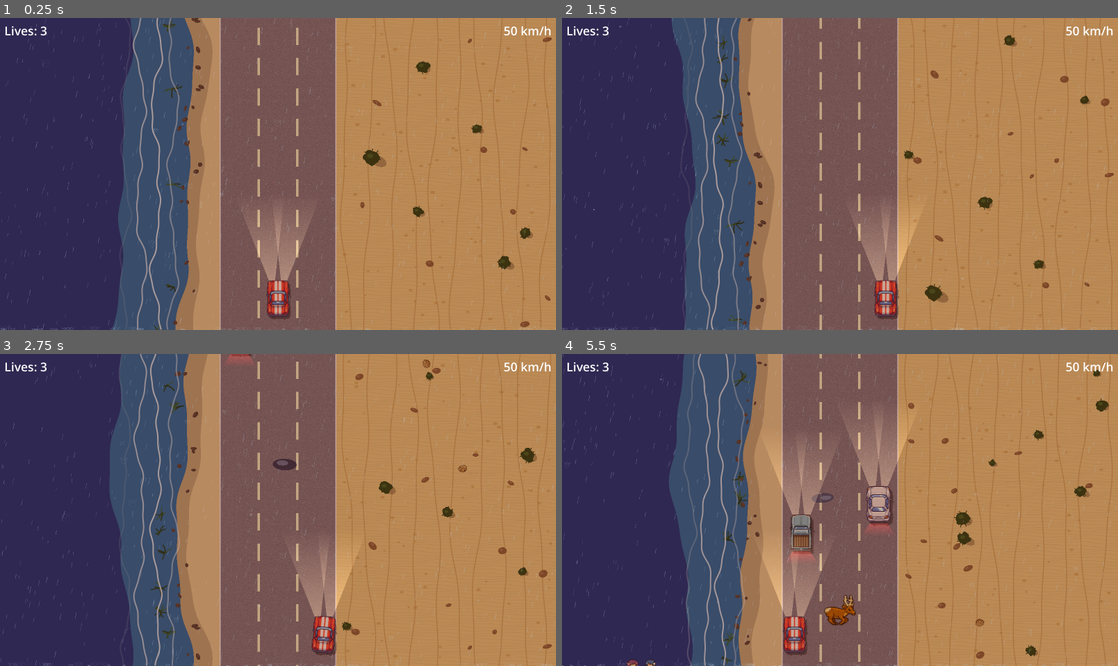
Above: before the commit, frames 1-4 (two rows, left to right).
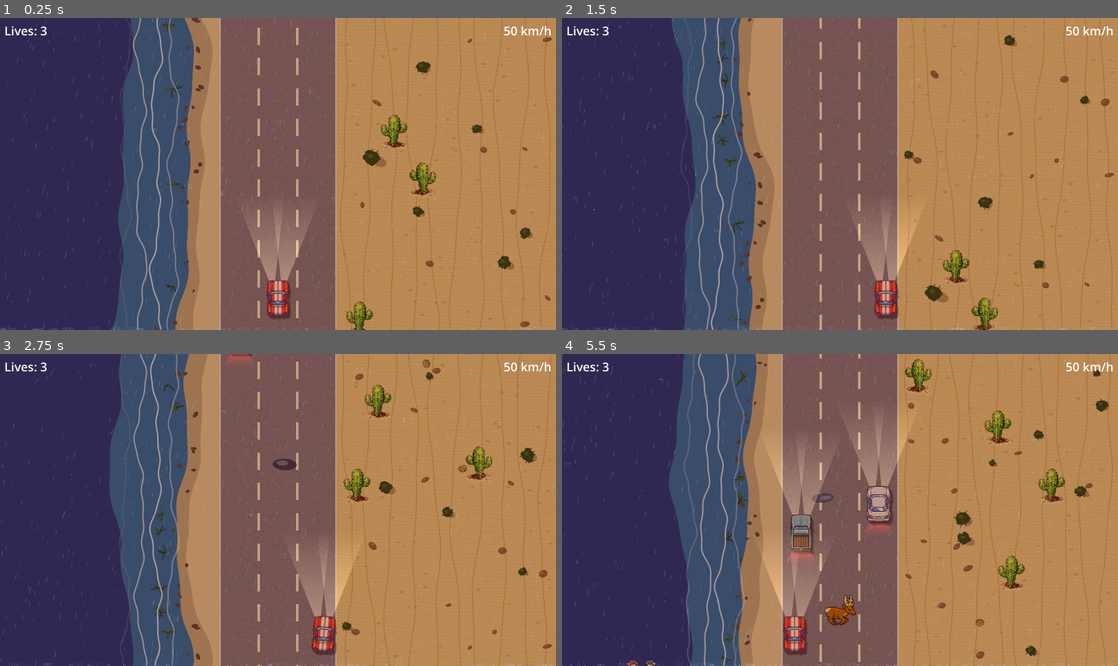
Above: after the commit, the same moments.

Repository: Antonio-Ingegnere/road-race
Game: Godot game, scene res://scenes/main.tscn
Same seed, same stepped clock (60 frames per second), same inputs: the game is played once before the commit and once after it.
Inputs:
- Up to frame 1 (0.25 s): no input
- Up to frame 2 (1.5 s): tap Enter at 0.5 s; hold Right (ui_right) 0.53-1.28 s; hold Down (ui_down) from 1.28 s (still down)
- Up to frame 3 (2.75 s): release Down (ui_down) at 2.03 s; hold Right (ui_right) from 2.03 s (still down)
- Up to frame 4 (5.5 s): release Right (ui_right) at 2.78 s; hold Up (ui_up) 2.78-3.53 s; hold Left (ui_left) 3.53-5.03 s; hold Down (ui_down) from 5.03 s (still down)

The runs differ from the first frame. In frame 1, 0.8% of the frame differs, in the area x 62-79%, y 30-100%; in frame 2, 0.6%; in frame 3, 0.9%; in frame 4, 1.2%, in the area x 61-91%, y 1-76%.

Commit message:
Add cactus to desert landscape with random horizontal flip
Spawns at 30% chance per deco row, randomly mirrored left-right for
variety. Uses CactusBig_x128.png drawn at 128×128 px.

Co-Authored-By: Claude Sonnet 4.6 <noreply@anthropic.com>

Diff:
--- a/scripts/road.gd
+++ b/scripts/road.gd
@@ -88,6 +88,7 @@
 var _tree_frame_timer := 0.0
 var _grass_tex: ImageTexture
 var _desert_tex: ImageTexture
+var _cactus_tex: Texture2D
 var _tw_tex: Texture2D
 var _tumbleweeds: Array = []
 var _tw_spawn_timer := 0.0
@@ -117,6 +118,7 @@
 
 	_grass_tex  = _make_grass_tex()
 	_desert_tex = _make_desert_tex()
+	_cactus_tex = load("res://assets/CactusBig_x128.png")
 	_tw_tex     = load("res://assets/Tumbleweed_x128.png")
 	_tw_next_spawn = randf_range(TW_SPAWN_MIN, TW_SPAWN_MAX)
 
@@ -735,6 +737,12 @@
 			var cy := sy + rng.randf_range(-20.0, 20.0)
 			_draw_desert_shrub(Vector2(cx, cy), rng)
 
+		if rng.randf() < 0.30:
+			var cax  := rng.randf_range(x0 + MARGIN + 20.0, x1 - MARGIN - 20.0)
+			var cay  := sy + rng.randf_range(-20.0, 20.0)
+			var cflip := bool(rng.randi() % 2)
+			_draw_desert_cactus(Vector2(cax, cay), cflip)
+
 		wy += SPACING
 
 
@@ -779,6 +787,16 @@
 	var hi := pos + Vector2(-base_r * 0.22, -base_r * 0.26)
 	draw_set_transform(hi, 0.0, Vector2(base_r * 0.40, base_r * 0.30))
 	draw_circle(Vector2.ZERO, 1.0, DESERT_SHRUB_LITE)
+	draw_set_transform(Vector2.ZERO)
+
+
+func _draw_desert_cactus(pos: Vector2, flip_v: bool) -> void:
+	if not _cactus_tex:
+		return
+	const HALF := 64.0
+	var sv: float = -1.0 if flip_v else 1.0
+	draw_set_transform(pos, 0.0, Vector2(sv, 1.0))
+	draw_texture_rect(_cactus_tex, Rect2(-HALF, -HALF, HALF * 2, HALF * 2), false)
 	draw_set_transform(Vector2.ZERO)
 
 
Binary file added: assets/CactusBig_x128.png
Not shown, added: assets/CactusBig_x128.png.import
